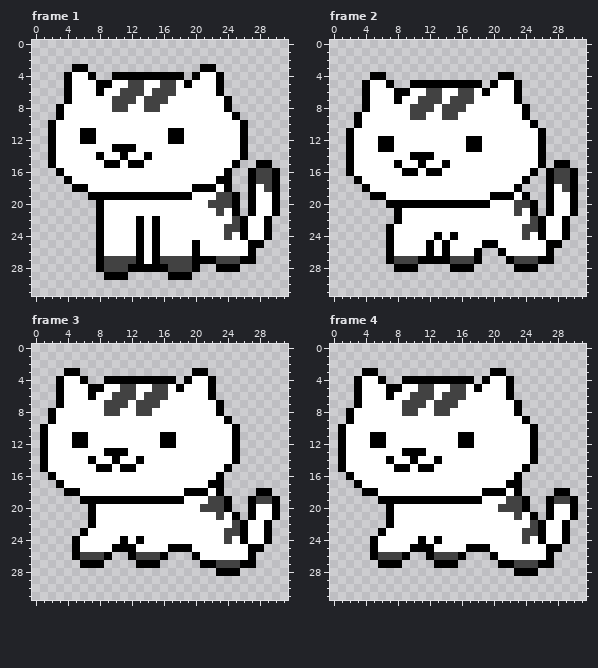
Pixel-art file: assets/shadrow.aseprite. The picture above is the old version.
32x32 pixels, 4 frames. Shown: frame 1, frame 2, frame 3, frame 4. The commit also changed other frames, which this record leaves out.
Now the later version:
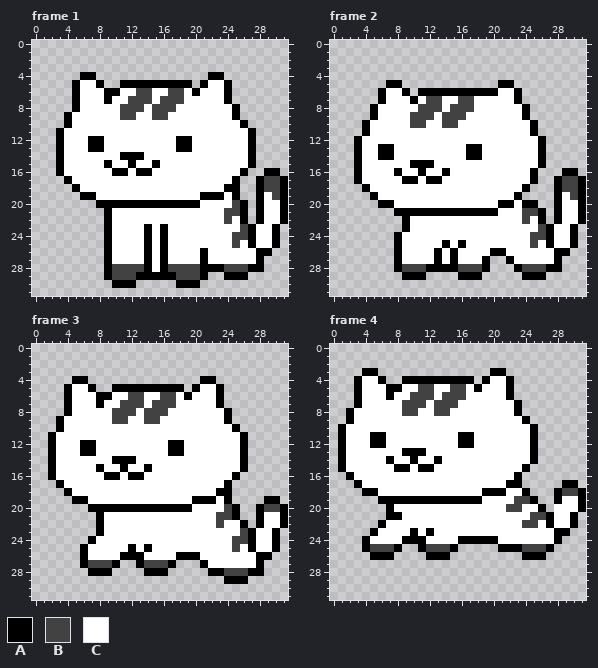
Palette (. is transparent): A #000000  B #424242  C #ffffff
Log entry: export sprite sheet
Difference:
Changed rows in their new state; - is an unchanged pixel.
Frame 1:
first column x 2:
 3 ---..--------------..---------
 4 --..A---.........-..A---------
 5 --.A---..AAAAAAAA-.A-CA-------
 6 --.A--CAACC-BCC-B-A--CA-------
 7 --.A---ACC-B-C-BB-------------
 8 -..A----C-BBC-BB------CA------
 9 -.A------BB--BB---------------
10 ..A---------------------------
11 .A--CC---------CC-------CA----
12 .A--C-A--------C-A------CA----
13 .A---AA-CCC-----AA------CA----
14 .A----C---AAC-----------CA----
15 .A------C--C-A---------CCA..--
16 --------AA-AA---------CCA..A--
17 ---------------------CCA-.A-BA
18 ----C-------------CCC--A-.A-BA
19 ----A-CCCCCCCCCCCC-AAAC--.A-BA
20 -------AAAAAAAAAAAA-CCCBA.A-CA
21 ------.A-------------CBBA.A-CA
22 ------.A---C-C--------BC-.ACCA
23 ------.A---CACA-------CCBA-CA-
24 ------.A---CACA-------CBBA-CA-
25 ------.A---CACA---C----B--CCA-
26 ------.A---CACA---CA-----CAA--
27 ------.ACCCCACACCCC-CCCCCCA---
28 ------.A--BB-C----BAA-BBBAA---
29 --------BBBAAAA-BBBA--AAA-----
30 --------AAA-----AAA-----------
Frame 2:
first column x 2:
 4 ---..--------------..---------
 5 --...-A-.........-.AA.--------
 6 --..A-C-.AAAAAAAA-A-----------
 7 --..A-C-AC---C----------------
 8 --.A----C--BC--B--------------
 9 -..A------B---B---------------
10 -.A-----BB--BB----------------
11 ..A--------------------A.-----
12 .A--CC---------CC-------------
13 .A----------------------------
14 .A--AA--CCC----AA-------------
15 .A----C-A-A-C-------------..--
16 .A----ACCACCA------------..A--
17 -------AA-AA----------CA-.A-BA
18 ---------------------CA--.A-BA
19 ----C-------------CCCA.--.A-BA
20 ----A-CCCCCCCCCCCC-AACA--.A-CA
21 -------AAAAAAAAAAAA--CBBA.A-CA
22 ------.A--------------BC-.ACCA
23 -----..A--------------CCBA-CA-
24 -----.A----C-C--------CBBA-CA-
25 -----.A---C---A--CC----B--CCA-
26 -----.A---CACA--CCA------CAA--
27 -----.ACCCC-CACCCA---CCCCCA---
28 -------BBBAAA-BBBA----BBBAA---
29 -------AAA----AAA-----AAA-----
Frame 3:
first column x 1:
 3 ---..--------------..----------
 4 --..A---.........-..A----------
 5 --.A---..AAAAAAAA-.A-CA--------
 6 --.A--CAACC-BCC-B-A--CA--------
 7 --.A---ACC-B-C-BB--------------
 8 -..A----C-BBC-BB------CA-------
 9 -.A------BB--BB----------------
10 ..A----------------------------
11 .A--CC---------CC-------CA-----
12 .A--C-A--------C-A------CA-----
13 .A---AA-CCC-----AA------CA-----
14 .A----C---AAC-----------CA-----
15 .A------C--C-A---------CCA-----
16 --------AA-AA---------CCA------
17 ---------------------CCA-------
18 ----C-------------CCC--A---..--
19 ----A-CCCCCCCCCCCC-AAAC---..A--
20 -------AAAAAAAAAAAA-CCCBA-.ABBA
21 ------.A---------------B--.A-CA
22 ------.A--------------B-C-.ACCA
23 -----..A---------------CCBA-CA-
24 ----..A---C-C----------CBBA-CA-
25 ----.A---CC--A--CCC-----B--CCA-
26 ----.ACCCCA-ACCCCAA-------CAA--
27 ------BBBA---BBBA----CCCCCCA---
28 ------AAA----AAA-----A-BBBAA---
29 -----------------------AAA-----
Frame 4:
first column x 4:
17 -------------------------AA-
18 -------------------CA----BBA
19 ------------------C-BA-.ACCA
20 -----------------C--CCA.--CA
21 ----A--------------C-BB-----
22 --AC----------------B-CA-CA-
23 -AC---A-A-----------CCC-A---
24 AC---AA--C--AAAAA---C-C-A.--
25 ABBBA..-BBBA.....AAABBB-.---
26 --AA..---AA..---....AAA.----
27 --...----...-----.......----
28 -------------------...------
